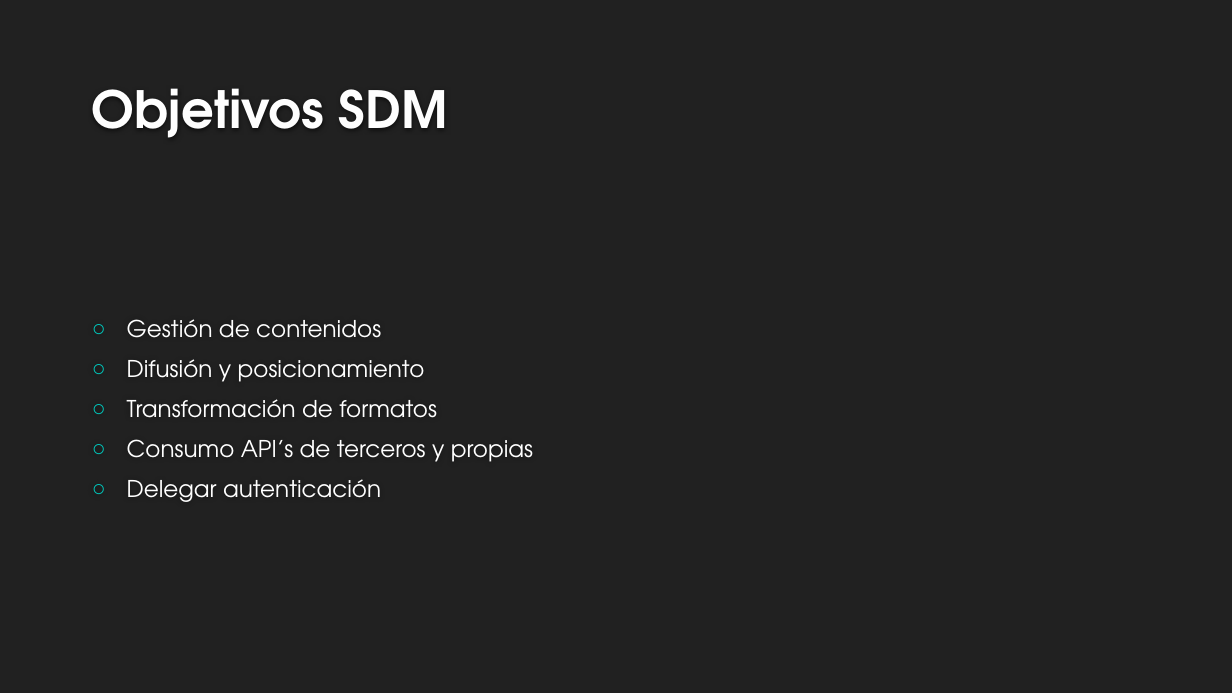
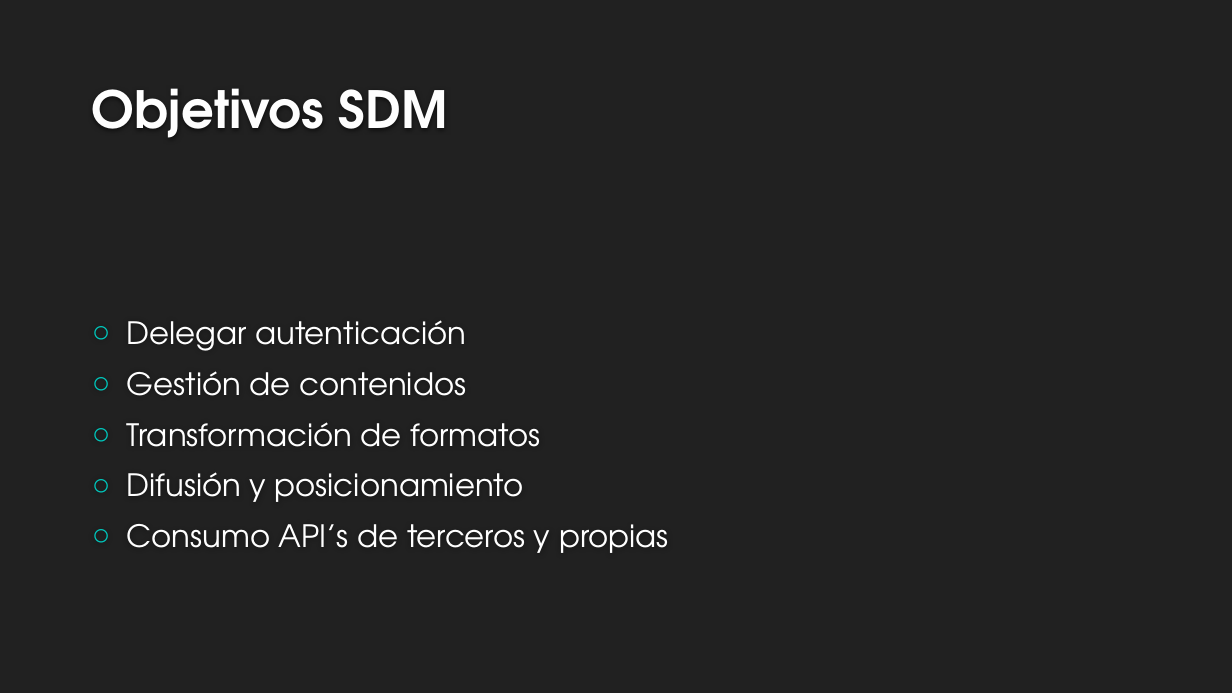
Before and after one commit to ABPMultimediaUA/SchoolApp, a slide deck: slide 6 of Desarrollo/SDM/MemoriaABP 16Ene/PresentaciónSDM.pptx (slide 5 before the commit). Drawn at 1232x693 pixels with LibreOffice and Linux fonts; fonts in the diff are those of the drawing; background and template pictures are left out. Boxes give left, top, right and bottom in pixels: in the first picture for what was removed or moved away, otherwise in the second. Text is boxed around its words. In the diff, an @@ line names an element or a change of style, - is before the commit and + after.

```diff
--- a/Desarrollo/SDM/MemoriaABP 16Ene/PresentaciónSDM.pptx
+++ b/Desarrollo/SDM/MemoriaABP 16Ene/PresentaciónSDM.pptx
@@ text at bbox=[127, 320, 466, 351]: paragraph added @@
+○ Delegar autenticación
@@ text at bbox=[127, 371, 669, 553]: size 18 to 24 pt in "Gestión de contenidos", "Difusión y posicionamiento", "Consumo API’s de terceros y propias"; more space between paragraphs @@
@@ text at bbox=[127, 399, 437, 418]: paragraph removed @@
-○ Transformación de formatos
@@ text at bbox=[127, 422, 540, 447]: paragraph added @@
+○ Transformación de formatos
@@ text at bbox=[127, 479, 381, 502]: paragraph removed @@
-○ Delegar autenticación
```
Also in this commit, not shown: 3 other slides changed, 9 slides added, 2 slides removed, 1 other file.
